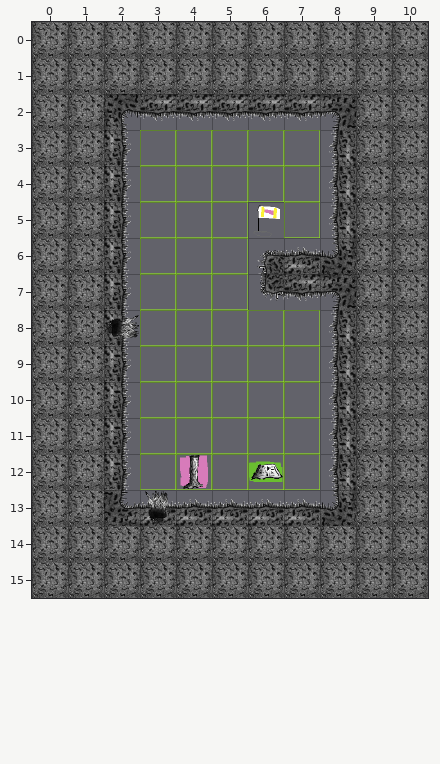
Two states of a Tiled map, Project/Maps/crap a Travis/Level_04.tmx. The picture above was drawn from the file before the commit.
Cells are 64x64 px. Shown: x 0..10, y 0..15.
The same view after the edit:
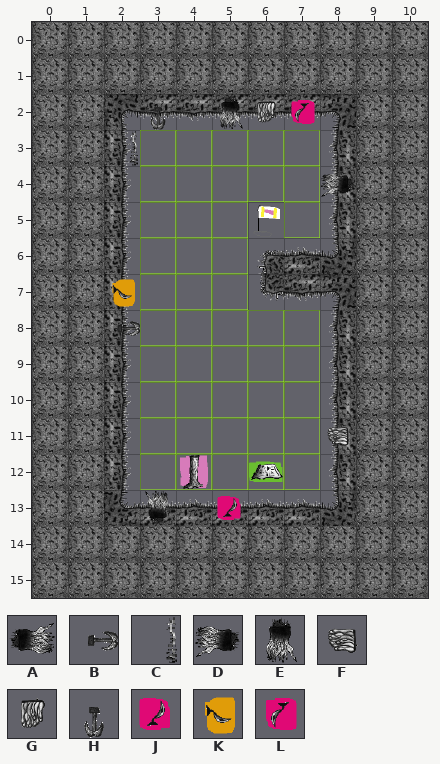
Key: from "Decorations": A 1, B 7, C 9, D 10, E 11, F 14, G 15, H 17, J 20, K 23, L 31.
_ is an empty cell, . an unchanged one.
Difference:
--- layer "Ingredients"
@@ x 7..7 @@
- 2 _
+ 2 L
@@ x 2..2 @@
- 7 _
+ 7 K
@@ x 5..5 @@
-13 _
+13 J
--- layer "Decorations"
@@ x 2..8 @@
- 2 ._.__..
- 3 _......
- 4 ......_
+ 2 .H.EG..
+ 3 C......
+ 4 ......D
@@ x 2..2 @@
- 8 A
+ 8 B
@@ x 8..8 @@
-11 _
+11 F
Where, in picture pixels (left, top, right, bottom), the same in both pictures:
added: (130, 107, 166, 166)
added: (220, 95, 315, 129)
added: (321, 174, 355, 197)
changed: (105, 279, 140, 338)
added: (327, 427, 350, 446)
added: (217, 496, 241, 520)
